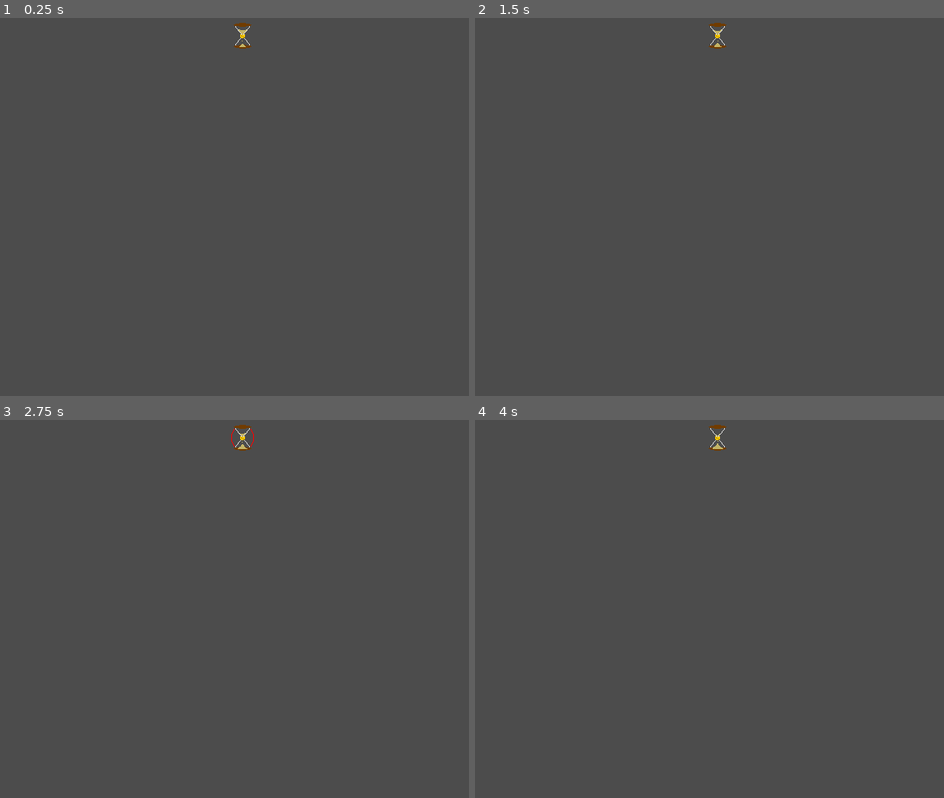
Above: before the commit, frames 1-4 (two rows, left to right).
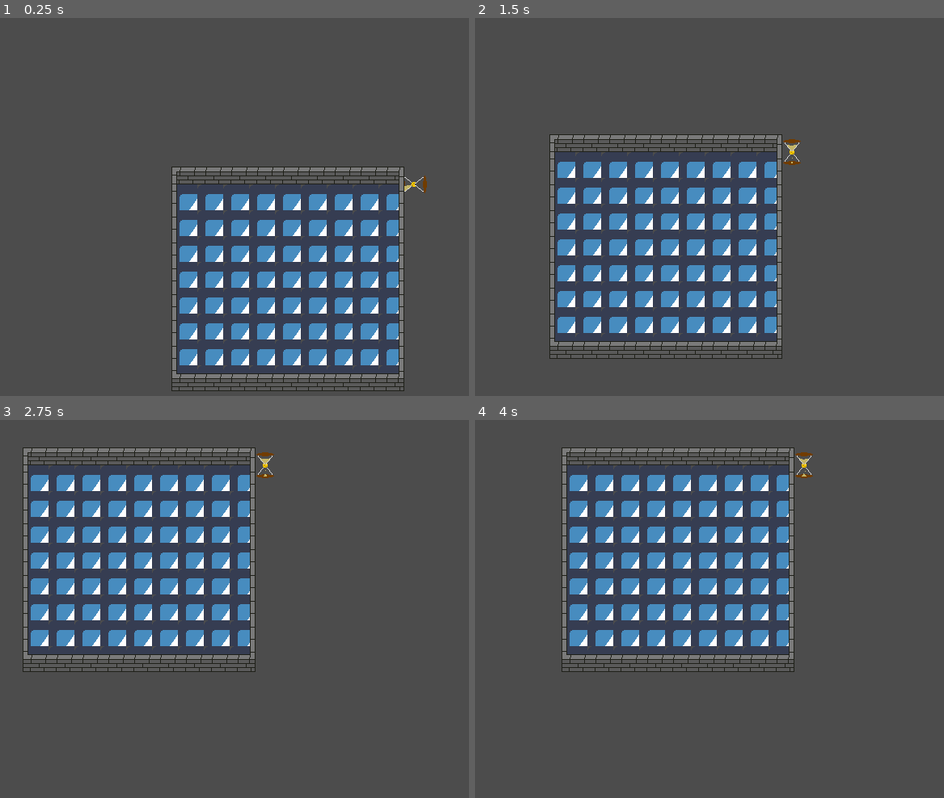
Above: after the commit, the same moments.

Repository: the-alex-g/LD51
Game: Godot game, scene res://Main/Main.tscn
Two runs of this game, one before a commit and one after it. Both use one fixed random seed, a clock stepped at 60 frames per second and the inputs below. The engine's default icon, where the game draws it, is replaced by a stand-in: a white triangle on a blue panel in a dark square.
Inputs (mouse positions are in pixels of both pictures, inside the frame that each line leads up to):
- Up to frame 1 (0.25 s): no input
- Up to frame 2 (1.5 s): move the mouse to (822, 229) at 0.52 s; hold D (right) 0.53-1.28 s; right-click (822, 229) at 0.6 s; tap Space (primary_attack) at 0.8, 1.35 s; move the mouse to (620, 275) at 1.27 s; hold S (down) from 1.28 s (still down)
- Up to frame 3 (2.75 s): right-click (145, 677) at 1.55 s; move the mouse to (290, 548) at 2.02 s; release S (down) at 2.03 s; hold D (right) from 2.03 s (still down); right-click (290, 548) at 2.1 s; tap Space (primary_attack) at 2.3 s
- Up to frame 4 (4 s): tap Enter at 2.75 s; move the mouse to (695, 752) at 2.77 s; release D (right) at 2.78 s; hold W (up) 2.78-3.53 s; tap Space (primary_attack) at 2.85, 3.5, 3.8 s; right-click (695, 752) at 3.05 s; move the mouse to (864, 726) at 3.52 s; hold A (left) from 3.53 s (still down); click (864, 726) at 3.6 s

The runs differ from the first frame. In frame 1, 13% of the frame differs, in the area x 36-92%, y 1-99%; in frame 2, 13%, in the area x 15-70%, y 1-91%; in frame 3, 13%; in frame 4, 13%.

Commit message:
Add room shifting

Diff:
--- a/project/Enemies/Enemy.gd
+++ b/project/Enemies/Enemy.gd
@@ -5,11 +5,12 @@
 
 var target : Player
 var _should_move := true
+var _move_in_reverse := false
 
 export var speed := 175
 export var health := 6
 
-onready var _tween = $Tween as Tween
+onready var _knockback_timer = $KnockbackTimer as Timer
 
 
 func _physics_process(delta:float)->void:
@@ -17,7 +18,7 @@
 		if _can_see_target():
 			look_at(target.global_position)
 
-			var movement_direction := Vector2.RIGHT.rotated(rotation)
+			var movement_direction := Vector2.RIGHT.rotated(rotation) * (-1 if _move_in_reverse else 1)
 
 			# warning-ignore:return_value_discarded
 			move_and_collide(movement_direction * speed * delta)
@@ -33,19 +34,8 @@
 
 func hit(damage:int)->void:
 	health -= damage
-	_knockback()
-
-
-func _knockback()->void:
-	_should_move = false
-	_tween.interpolate_property(self, "position", null, position + KNOCKBACK_DISTANCE.rotated(rotation + PI), 1.0, Tween.TRANS_QUAD)
-	_tween.start()
-
-
-func _on_Tween_tween_all_completed()->void:
-	if health <= 0:
-		queue_free()
-	_should_move = true
+	_move_in_reverse = true
+	_knockback_timer.start()
 
 
 func _on_SlowZone_body_entered(body:PhysicsBody2D)->void:
@@ -56,3 +46,9 @@
 func _on_SlowZone_body_exited(body:PhysicsBody2D)->void:
 	if body == target:
 		target.adjacent_enemies -= 1
+
+
+func _on_KnockbackTimer_timeout()->void:
+	_move_in_reverse = false
+	if health <= 0:
+		queue_free()
--- a/project/Enemies/Enemy.tscn
+++ b/project/Enemies/Enemy.tscn
@@ -13,13 +13,15 @@
 [node name="CollisionShape2D" type="CollisionShape2D" parent="."]
 shape = SubResource( 1 )
 
-[node name="Tween" type="Tween" parent="."]
-
 [node name="SlowZone" type="Area2D" parent="."]
 
 [node name="CollisionShape2D" type="CollisionShape2D" parent="SlowZone"]
 shape = SubResource( 2 )
 
-[connection signal="tween_all_completed" from="Tween" to="." method="_on_Tween_tween_all_completed"]
+[node name="KnockbackTimer" type="Timer" parent="."]
+wait_time = 0.5
+one_shot = true
+
 [connection signal="body_entered" from="SlowZone" to="." method="_on_SlowZone_body_entered"]
 [connection signal="body_exited" from="SlowZone" to="." method="_on_SlowZone_body_exited"]
+[connection signal="timeout" from="KnockbackTimer" to="." method="_on_KnockbackTimer_timeout"]
--- a/project/Main/Main.gd
+++ b/project/Main/Main.gd
@@ -8,6 +8,7 @@
 	enemy.target = $Player
 	enemy.position = Vector2(100, 100)
 	add_child(enemy)
+	$Hourglass.frame = 0
 
 
 func _on_TenSecondTimer_timeout()->void:
--- a/project/Main/Main.tscn
+++ b/project/Main/Main.tscn
@@ -1,8 +1,9 @@
-[gd_scene load_steps=45 format=2]
+[gd_scene load_steps=46 format=2]
 
 [ext_resource path="res://Main/Main.gd" type="Script" id=1]
 [ext_resource path="res://Player/Player.tscn" type="PackedScene" id=2]
 [ext_resource path="res://Main/Hourglass.png" type="Texture" id=3]
+[ext_resource path="res://Scenery/World.tscn" type="PackedScene" id=4]
 
 [sub_resource type="AtlasTexture" id=1]
 atlas = ExtResource( 3 )
@@ -180,14 +181,17 @@
 autostart = true
 
 [node name="Player" parent="." instance=ExtResource( 2 )]
-position = Vector2( 23, 28 )
+position = Vector2( 97, 104 )
 
 [node name="Hourglass" type="AnimatedSprite" parent="."]
 position = Vector2( 300, 32 )
 frames = SubResource( 41 )
 animation = "Default"
-frame = 21
+frame = 20
 playing = true
 
+[node name="World" parent="." instance=ExtResource( 4 )]
+
 [connection signal="ten_second_mark" from="." to="Player" method="_on_Main_ten_second_mark"]
+[connection signal="ten_second_mark" from="." to="World" method="_on_Main_ten_second_mark"]
 [connection signal="timeout" from="TenSecondTimer" to="." method="_on_TenSecondTimer_timeout"]
--- a/project/Player/Player.tscn
+++ b/project/Player/Player.tscn
@@ -20,4 +20,7 @@
 [node name="CooldownTimer" type="Timer" parent="."]
 one_shot = true
 
+[node name="Camera2D" type="Camera2D" parent="."]
+current = true
+
 [connection signal="timeout" from="CooldownTimer" to="." method="_on_CooldownTimer_timeout"]
--- /dev/null
+++ b/project/Scenery/World.gd
@@ -0,0 +1,127 @@
+extends Node2D
+
+enum WallTiles {HORIZONTAL, BL_CORNER, BR_CORNER, TR_CORNER, TL_CORNER, LEFT, RIGHT}
+enum FloorTiles {FLOOR}
+enum Connections {NONE, TOP, BOTTOM, LEFT, RIGHT}
+
+const ROOM_SIZE := 9
+const EMPTY := -1
+const VECTOR_TO_CONNECTION := {Vector2.UP:Connections.BOTTOM, Vector2.DOWN:Connections.TOP, Vector2.LEFT:Connections.RIGHT, Vector2.RIGHT:Connections.LEFT}
+
+var _current_room_position := Vector2.ZERO
+var _previous_room_position = null
+
+onready var _walls = $Walls as TileMap
+onready var _floors = $Floor as TileMap
+onready var _animation_player = $AnimationPlayer as AnimationPlayer
+onready var _blackout = $Blackout as Sprite
+
+
+func _ready()->void:
+	_blackout.scale *= ROOM_SIZE
+	_create_room()
+
+
+func _create_room(at := Vector2.ZERO, side_connected := Connections.NONE)->void:
+	at *= ROOM_SIZE
+	for x in ROOM_SIZE:
+		for y in ROOM_SIZE:
+			if y != 0:
+				_floors.set_cell(x + at.x, y + at.y, FloorTiles.FLOOR)
+			else:
+				_floors.set_cell(x + at.x, y + at.y, EMPTY)
+			# set up walls
+			if x == 0 and y == 0:
+				_walls.set_cell(x + at.x, y + at.y, WallTiles.TL_CORNER)
+			elif x == 0 and y == ROOM_SIZE - 1:
+				_walls.set_cell(x + at.x, y + at.y, WallTiles.BL_CORNER)
+			elif x == ROOM_SIZE - 1 and y == 0:
+				_walls.set_cell(x + at.x, y + at.y, WallTiles.TR_CORNER)
+			elif x == ROOM_SIZE - 1 and y == ROOM_SIZE - 1:
+				_walls.set_cell(x + at.x, y + at.y, WallTiles.BR_CORNER)
+			elif x == 0:
+				_walls.set_cell(x + at.x, y + at.y, WallTiles.LEFT)
+			elif x == ROOM_SIZE - 1:
+				_walls.set_cell(x + at.x, y + at.y, WallTiles.RIGHT)
+			elif y == 0 or y == ROOM_SIZE - 1:
+				_walls.set_cell(x + at.x, y + at.y, WallTiles.HORIZONTAL)
+	if side_connected != Connections.NONE:
+		_create_door_in_room(at, side_connected)
+
+
+func _create_door_in_room(at:Vector2, side:int)->void:
+	var door_position := Vector2.ZERO
+	# warning-ignore:integer_division
+	var door_offset := ROOM_SIZE / 2
+	match side:
+		Connections.TOP:
+			door_position = Vector2(
+				at.x + door_offset,
+				at.y
+			)
+			_walls.set_cellv(door_position + Vector2.UP, EMPTY)
+			_walls.set_cellv(door_position + Vector2.RIGHT, WallTiles.BL_CORNER)
+			_walls.set_cellv(door_position + Vector2.RIGHT + Vector2.UP, WallTiles.TL_CORNER)
+			_walls.set_cellv(door_position + Vector2.LEFT, WallTiles.BR_CORNER)
+			_walls.set_cellv(door_position + Vector2.LEFT + Vector2.UP, WallTiles.TR_CORNER)
+			_floors.set_cellv(door_position, FloorTiles.FLOOR)
+		Connections.BOTTOM:
+			door_position = Vector2(
+				at.x + door_offset,
+				at.y + ROOM_SIZE - 1
+			)
+			_walls.set_cellv(door_position + Vector2.DOWN, EMPTY)
+			_walls.set_cellv(door_position + Vector2.RIGHT, WallTiles.TL_CORNER)
+			_walls.set_cellv(door_position + Vector2.RIGHT + Vector2.DOWN, WallTiles.BL_CORNER)
+			_walls.set_cellv(door_position + Vector2.LEFT, WallTiles.TR_CORNER)
+			_walls.set_cellv(door_position + Vector2.LEFT + Vector2.DOWN, WallTiles.BR_CORNER)
+			_floors.set_cellv(door_position + Vector2.DOWN, FloorTiles.FLOOR)
+		Connections.LEFT:
+			door_position = Vector2(
+				at.x,
+				at.y + door_offset
+			)
+			_walls.set_cellv(door_position + Vector2.LEFT, EMPTY)
+		Connections.RIGHT:
+			door_position = Vector2(
+				at.x + ROOM_SIZE - 1,
+				at.y + door_offset
+			)
+			_walls.set_cellv(door_position + Vector2.RIGHT, EMPTY)
+	_walls.set_cellv(door_position, EMPTY)
+
+
+func _delete_room(at:Vector2)->void:
+	at *= ROOM_SIZE
+	_blackout.position = at * 32
+	_animation_player.play("Blackout")
+
+	yield(_animation_player, "animation_finished")
+
+	for x in ROOM_SIZE:
+		for y in ROOM_SIZE:
+			_floors.set_cell(x + at.x, y + at.y, EMPTY)
+			_walls.set_cell(x + at.x, y + at.y, EMPTY)
+
+	_blackout.modulate = Color(1, 1, 1, 0)
+
+
+func _on_Main_ten_second_mark()->void:
+	# a list of all spaces next to current room
+	var next_room_position_options := [
+		_current_room_position + Vector2.UP,
+		_current_room_position + Vector2.DOWN,
+		_current_room_position + Vector2.LEFT,
+		_current_room_position + Vector2.RIGHT
+	]
+	# get rid of old room
+	if _previous_room_position != null:
+		_delete_room(_previous_room_position)
+		# and make sure a new room does not appear in its space
+		next_room_position_options.erase(_previous_room_position)
+	# create the new room
+	var next_room_position = next_room_position_options[randi() % next_room_position_options.size()] as Vector2
+	_create_room(_current_room_position)
+	_create_room(next_room_position, VECTOR_TO_CONNECTION[next_room_position - _current_room_position])
+	_previous_room_position = _current_room_position
+	_current_room_position = next_room_position
--- /dev/null
+++ b/project/Scenery/World.tscn
@@ -0,0 +1,246 @@
+[gd_scene load_steps=16 format=2]
+
+[ext_resource path="res://Scenery/Walls.png" type="Texture" id=1]
+[ext_resource path="res://Scenery/World.gd" type="Script" id=2]
+[ext_resource path="res://icon.png" type="Texture" id=3]
+[ext_resource path="res://Scenery/Blackout.png" type="Texture" id=4]
+
+[sub_resource type="TileSet" id=16]
+0/name = "icon.png 0"
+0/texture = ExtResource( 3 )
+0/tex_offset = Vector2( 0, 0 )
+0/modulate = Color( 1, 1, 1, 1 )
+0/region = Rect2( 0, 0, 32, 32 )
+0/tile_mode = 0
+0/occluder_offset = Vector2( 0, 0 )
+0/navigation_offset = Vector2( 0, 0 )
+0/shape_offset = Vector2( 0, 0 )
+0/shape_transform = Transform2D( 1, 0, 0, 1, 0, 0 )
+0/shape_one_way = false
+0/shape_one_way_margin = 0.0
+0/shapes = [  ]
+0/z_index = 0
+
+[sub_resource type="ConvexPolygonShape2D" id=9]
+points = PoolVector2Array( 32, 26.8233, 0, 26.8233, 0, 32, 32, 32 )
+
+[sub_resource type="ConvexPolygonShape2D" id=10]
+points = PoolVector2Array( 0, 0, 0, 0, 0, 0, 0, 0, 0, 0, 0, 0, 6.77467, 0.174847, 6.45165, 25.8542, 31.9695, 26.0157, 32, 31.8299, 0.152939, 31.8299 )
+
+[sub_resource type="ConvexPolygonShape2D" id=11]
+points = PoolVector2Array( 0, 31.6684, 0, 26.5002, 25.9719, 26.1772, 25.8104, 0.174847, 32, 0, 32, 32 )
+
+[sub_resource type="ConvexPolygonShape2D" id=12]
+points = PoolVector2Array( 31.6684, 32, 0, 32, 0, 26.8013, 31.6684, 26.8013 )
+
+[sub_resource type="ConvexPolygonShape2D" id=13]
+points = PoolVector2Array( 32, 32, 0.475952, 32, 0.475952, 27.6089, 32, 27.6089 )
+
+[sub_resource type="ConvexPolygonShape2D" id=14]
+points = PoolVector2Array( 5.94523, 32, 0, 32, 0, 0, 5.94523, 0 )
+
+[sub_resource type="ConvexPolygonShape2D" id=15]
+points = PoolVector2Array( 32, 32, 25.6927, 32, 25.8542, 0, 32, 0 )
+
+[sub_resource type="TileSet" id=8]
+0/name = "Walls.png 0"
+0/texture = ExtResource( 1 )
+0/tex_offset = Vector2( 0, 0 )
+0/modulate = Color( 1, 1, 1, 1 )
+0/region = Rect2( 0, 0, 32, 32 )
+0/tile_mode = 0
+0/occluder_offset = Vector2( 0, 0 )
+0/navigation_offset = Vector2( 0, 0 )
+0/shape_offset = Vector2( 0, 0 )
+0/shape_transform = Transform2D( 1, 0, 0, 1, 0, 0 )
+0/shape = SubResource( 9 )
+0/shape_one_way = false
+0/shape_one_way_margin = 1.0
+0/shapes = [ {
+"autotile_coord": Vector2( 0, 0 ),
+"one_way": false,
+"one_way_margin": 1.0,
+"shape": SubResource( 9 ),
+"shape_transform": Transform2D( 1, 0, 0, 1, 0, 0 )
+} ]
+0/z_index = 0
+1/name = "Walls.png 1"
+1/texture = ExtResource( 1 )
+1/tex_offset = Vector2( 0, 0 )
+1/modulate = Color( 1, 1, 1, 1 )
+1/region = Rect2( 32, 0, 32, 32 )
+1/tile_mode = 0
+1/occluder_offset = Vector2( 0, 0 )
+1/navigation_offset = Vector2( 0, 0 )
+1/shape_offset = Vector2( 0, 0 )
+1/shape_transform = Transform2D( 1, 0, 0, 1, 0, 0 )
+1/shape = SubResource( 10 )
+1/shape_one_way = false
+1/shape_one_way_margin = 1.0
+1/shapes = [ {
+"autotile_coord": Vector2( 0, 0 ),
+"one_way": false,
+"one_way_margin": 1.0,
+"shape": SubResource( 10 ),
+"shape_transform": Transform2D( 1, 0, 0, 1, 0, 0 )
+} ]
+1/z_index = 0
+2/name = "Walls.png 2"
+2/texture = ExtResource( 1 )
+2/tex_offset = Vector2( 0, 0 )
+2/modulate = Color( 1, 1, 1, 1 )
+2/region = Rect2( 64, 0, 32, 32 )
+2/tile_mode = 0
+2/occluder_offset = Vector2( 0, 0 )
+2/navigation_offset = Vector2( 0, 0 )
+2/shape_offset = Vector2( 0, 0 )
+2/shape_transform = Transform2D( 1, 0, 0, 1, 0, 0 )
+2/shape = SubResource( 11 )
+2/shape_one_way = false
+2/shape_one_way_margin = 1.0
+2/shapes = [ {
+"autotile_coord": Vector2( 0, 0 ),
+"one_way": false,
+"one_way_margin": 1.0,
+"shape": SubResource( 11 ),
+"shape_transform": Transform2D( 1, 0, 0, 1, 0, 0 )
+} ]
+2/z_index = 0
+3/name = "Walls.png 3"
+3/texture = ExtResource( 1 )
+3/tex_offset = Vector2( 0, 0 )
+3/modulate = Color( 1, 1, 1, 1 )
+3/region = Rect2( 0, 32, 32, 32 )
+3/tile_mode = 0
+3/occluder_offset = Vector2( 0, 0 )
+3/navigation_offset = Vector2( 0, 0 )
+3/shape_offset = Vector2( 0, 0 )
+3/shape_transform = Transform2D( 1, 0, 0, 1, 0, 0 )
+3/shape = SubResource( 12 )
+3/shape_one_way = false
+3/shape_one_way_margin = 1.0
+3/shapes = [ {
+"autotile_coord": Vector2( 0, 0 ),
+"one_way": false,
+"one_way_margin": 1.0,
+"shape": SubResource( 12 ),
+"shape_transform": Transform2D( 1, 0, 0, 1, 0, 0 )
+} ]
+3/z_index = 0
+4/name = "Walls.png 4"
+4/texture = ExtResource( 1 )
+4/tex_offset = Vector2( 0, 0 )
+4/modulate = Color( 1, 1, 1, 1 )
+4/region = Rect2( 32, 32, 32, 32 )
+4/tile_mode = 0
+4/occluder_offset = Vector2( 0, 0 )
+4/navigation_offset = Vector2( 0, 0 )
+4/shape_offset = Vector2( 0, 0 )
+4/shape_transform = Transform2D( 1, 0, 0, 1, 0, 0 )
+4/shape = SubResource( 13 )
+4/shape_one_way = false
+4/shape_one_way_margin = 1.0
+4/shapes = [ {
+"autotile_coord": Vector2( 0, 0 ),
+"one_way": false,
+"one_way_margin": 1.0,
+"shape": SubResource( 13 ),
+"shape_transform": Transform2D( 1, 0, 0, 1, 0, 0 )
+} ]
+4/z_index = 0
+5/name = "Walls.png 5"
+5/texture = ExtResource( 1 )
+5/tex_offset = Vector2( 0, 0 )
+5/modulate = Color( 1, 1, 1, 1 )
+5/region = Rect2( 64, 32, 32, 32 )
+5/tile_mode = 0
+5/occluder_offset = Vector2( 0, 0 )
+5/navigation_offset = Vector2( 0, 0 )
+5/shape_offset = Vector2( 0, 0 )
+5/shape_transform = Transform2D( 1, 0, 0, 1, 0, 0 )
+5/shape = SubResource( 14 )
+5/shape_one_way = false
+5/shape_one_way_margin = 1.0
+5/shapes = [ {
+"autotile_coord": Vector2( 0, 0 ),
+"one_way": false,
+"one_way_margin": 1.0,
+"shape": SubResource( 14 ),
+"shape_transform": Transform2D( 1, 0, 0, 1, 0, 0 )
+} ]
+5/z_index = 0
+6/name = "Walls.png 6"
+6/texture = ExtResource( 1 )
+6/tex_offset = Vector2( 0, 0 )
+6/modulate = Color( 1, 1, 1, 1 )
+6/region = Rect2( 0, 64, 32, 32 )
+6/tile_mode = 0
+6/occluder_offset = Vector2( 0, 0 )
+6/navigation_offset = Vector2( 0, 0 )
+6/shape_offset = Vector2( 0, 0 )
+6/shape_transform = Transform2D( 1, 0, 0, 1, 0, 0 )
+6/shape = SubResource( 15 )
+6/shape_one_way = false
+6/shape_one_way_margin = 1.0
+6/shapes = [ {
+"autotile_coord": Vector2( 0, 0 ),
+"one_way": false,
+"one_way_margin": 1.0,
+"shape": SubResource( 15 ),
+"shape_transform": Transform2D( 1, 0, 0, 1, 0, 0 )
+} ]
+6/z_index = 0
+
+[sub_resource type="Animation" id=17]
+resource_name = "Blackout"
+tracks/0/type = "value"
+tracks/0/path = NodePath("Blackout:modulate")
+tracks/0/interp = 1
+tracks/0/loop_wrap = true
+tracks/0/imported = false
+tracks/0/enabled = true
+tracks/0/keys = {
+"times": PoolRealArray( 0, 1 ),
+"transitions": PoolRealArray( 1, 1 ),
+"update": 0,
+"values": [ Color( 1, 1, 1, 0 ), Color( 1, 1, 1, 1 ) ]
+}
+
+[sub_resource type="Animation" id=18]
+length = 0.001
+tracks/0/type = "value"
+tracks/0/path = NodePath("Blackout:modulate")
+tracks/0/interp = 1
+tracks/0/loop_wrap = true
+tracks/0/imported = false
+tracks/0/enabled = true
+tracks/0/keys = {
+"times": PoolRealArray( 0 ),
+"transitions": PoolRealArray( 1 ),
+"update": 0,
+"values": [ Color( 1, 1, 1, 0 ) ]
+}
+
+[node name="World" type="Node2D"]
+script = ExtResource( 2 )
+
+[node name="Floor" type="TileMap" parent="."]
+z_index = -100
+tile_set = SubResource( 16 )
+cell_size = Vector2( 32, 32 )
+format = 1
+
+[node name="Walls" type="TileMap" parent="."]
+tile_set = SubResource( 8 )
+cell_size = Vector2( 32, 32 )
+format = 1
+
+[node name="Blackout" type="Sprite" parent="."]
+modulate = Color( 1, 1, 1, 0 )
+position = Vector2( 129, 41 )
+texture = ExtResource( 4 )
+centered = false
+
+[node name="AnimationPlayer" type="AnimationPlayer" parent="."]
+anims/Blackout = SubResource( 17 )
+anims/RESET = SubResource( 18 )
--- a/project/project.godot
+++ b/project/project.godot
@@ -26,7 +26,7 @@
 
 [application]
 
-config/name="NewProject"
+config/name="Shifting Dungeons"
 run/main_scene="res://Main/Main.tscn"
 config/icon="res://icon.png"
 
Binary file added: project/Scenery/Blackout.png
Not shown, added: project/Scenery/Blackout.png.import
Binary file added: project/Scenery/Walls.png
Not shown, added: project/Scenery/Walls.png.import
Not shown, added: piskel_files/Blackout.piskel
Not shown, added: piskel_files/Walls.piskel
